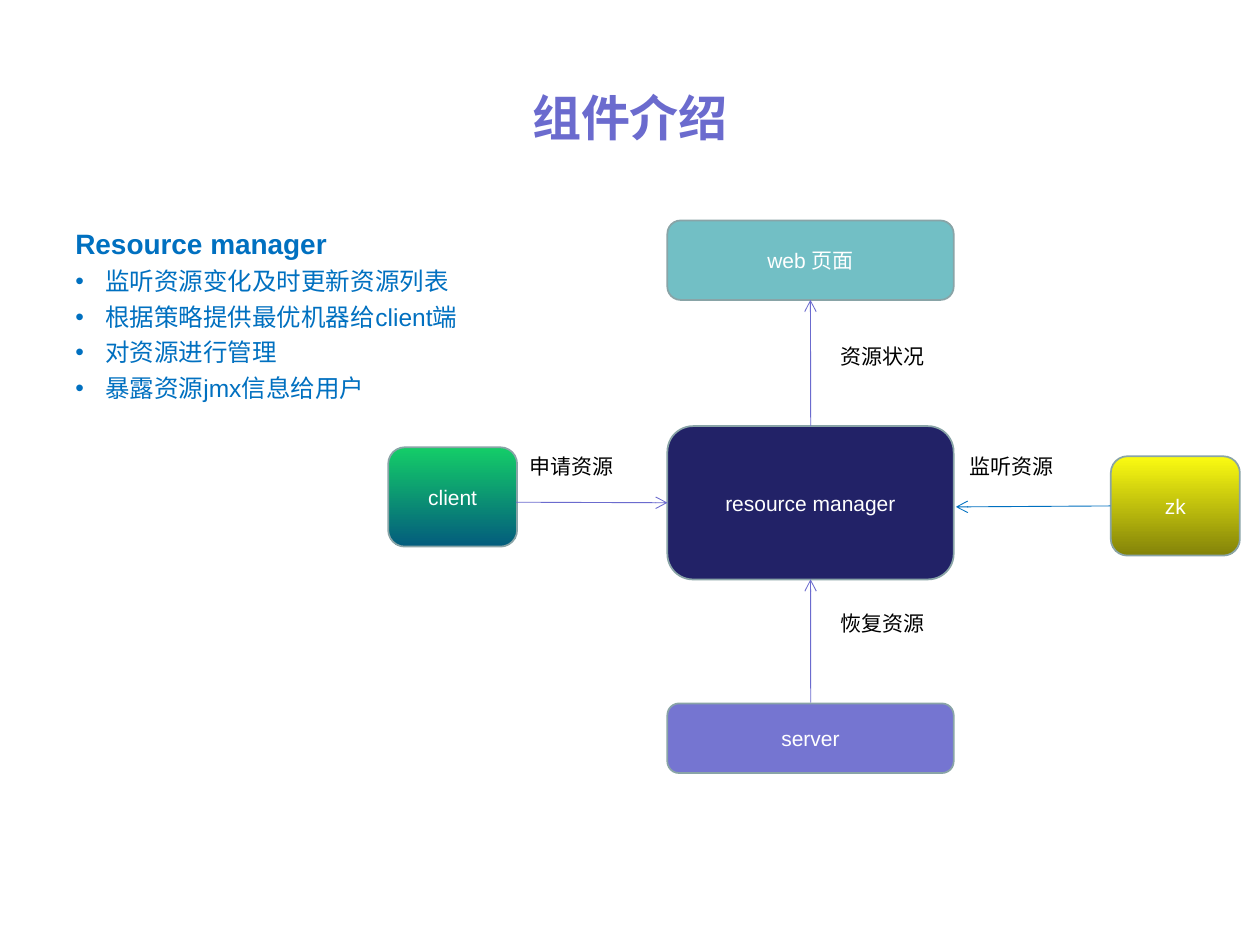
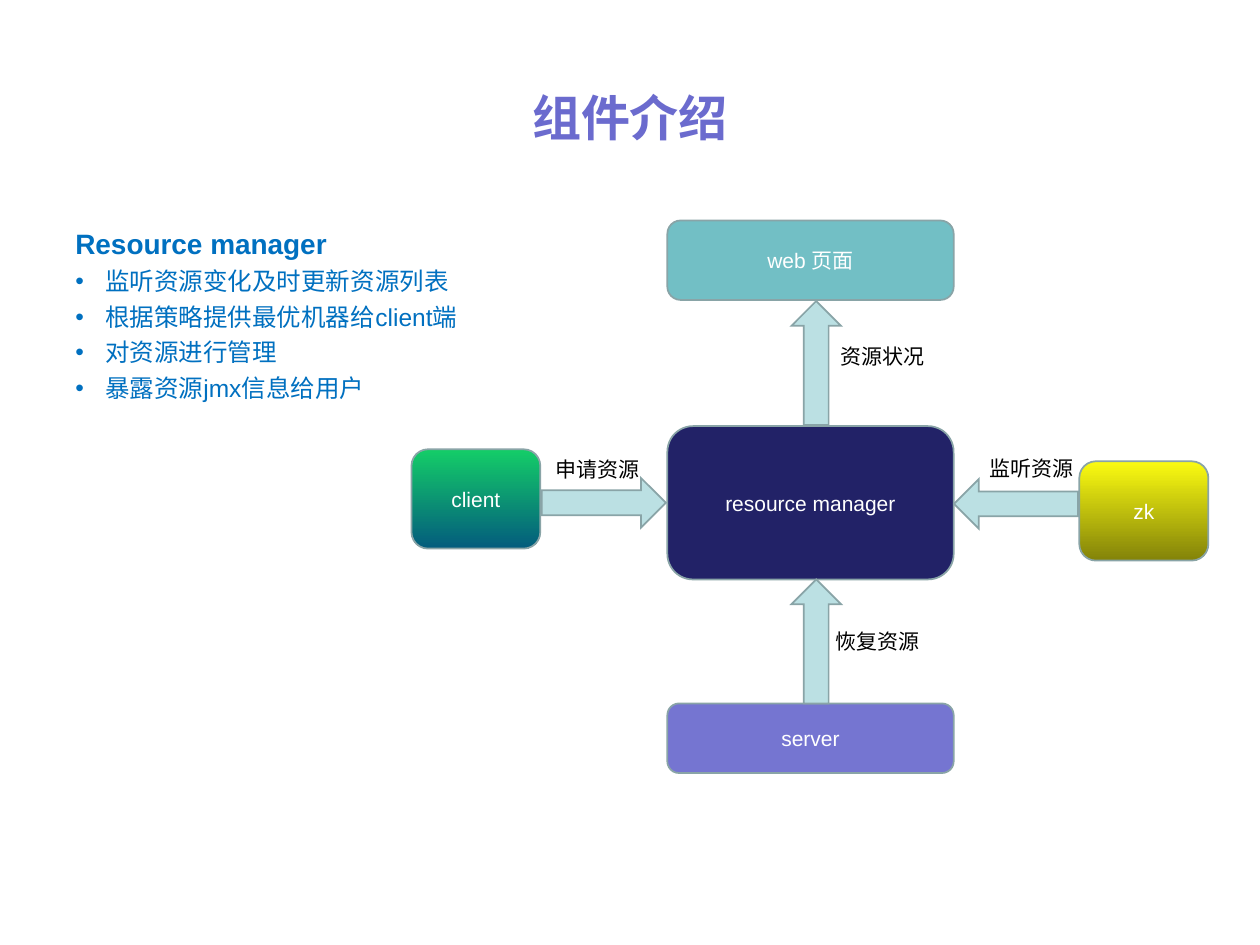
Before and after one commit to ylpu/distribute-scheduler, a slide deck: slide 10 of files/dis-scheduler.ppt. Drawn at 1260x945 pixels with LibreOffice and Linux fonts; fonts in the diff are those of the drawing. Boxes give left, top, right and bottom in pixels: in the first picture for what was removed or moved away, otherwise in the second. Text is boxed around its words. In the diff, an @@ line names an element or a change of style, - is before the commit and + after.

```diff
--- a/files/dis-scheduler.ppt
+++ b/files/dis-scheduler.ppt
@@ right arrow added at (792, 301, 841, 424), fill #BBE0E3, outline #89A4A7 0.99 pt @@
@@ arrow removed from (810, 426) to (810, 300) @@
@@ rounded rectangle "client": place and size @@
-rounded rectangle "client" at (388, 447, 517, 547)
+rounded rectangle "client" at (412, 450, 541, 549)
@@ right arrow added at (542, 478, 665, 527), fill #BBE0E3, outline #89A4A7 0.99 pt @@
@@ text "申请资源": place and size @@
-text "申请资源" at (530, 456, 614, 476)
+text "申请资源" at (555, 459, 639, 479)
@@ right arrow added at (954, 479, 1077, 528), fill #BBE0E3, outline #89A4A7 0.99 pt @@
@@ text "监听资源": place and size @@
-text "监听资源" at (970, 456, 1054, 476)
+text "监听资源" at (989, 458, 1073, 478)
@@ rounded rectangle "zk": place and size @@
-rounded rectangle "zk" at (1111, 456, 1240, 556)
+rounded rectangle "zk" at (1080, 461, 1208, 561)
@@ arrow removed from (515, 503) to (668, 503) @@
@@ arrow removed from (1110, 507) to (956, 507) @@
@@ right arrow added at (792, 579, 841, 702), fill #BBE0E3, outline #89A4A7 0.99 pt @@
@@ arrow removed from (810, 703) to (810, 580) @@
@@ text "恢复资源": place and size @@
-text "恢复资源" at (841, 613, 925, 633)
+text "恢复资源" at (836, 631, 920, 651)
```
Also in this commit, not shown: 6 other slides changed, 4 other files.
